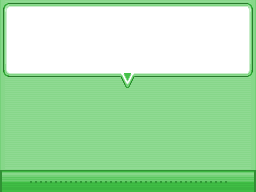
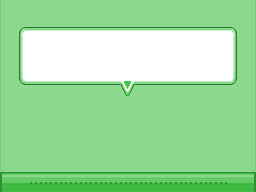
Before/after of a 256×192 layered artwork. What changed in the layer stack:
added layer "smaller bubble" above "org_bubble.bmp" over (x1=19, y1=27, x2=237, y2=96)
hid "org_bubble.bmp" over (x1=3, y1=3, x2=253, y2=88)
added layer "scroll bar lowered" above "org_bottom.bmp" over (x1=0, y1=168, x2=256, y2=188)
